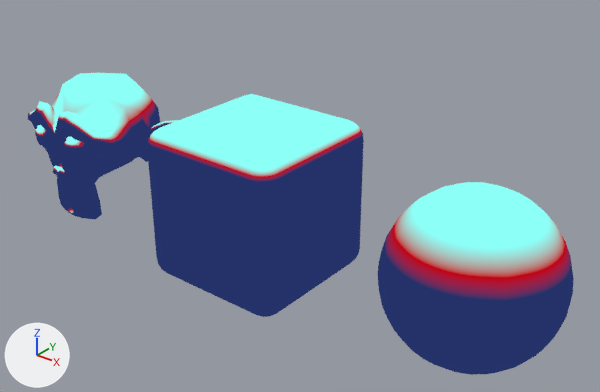
An edit to the Blender file assets/Blender/toon normal shading.blend, drawn before and after from the same camera.
Rendered twice from a camera (50 mm lens) standing at (6.26, -6.99, 4.57) and looking at (0.48, 0.25, 0.09). The axes (+X, +Y, +Z) are drawn at lower left. The lights are the same throughout. The picture after the commit comes second.

The first picture shows 'Cube', 'Roundcube', 'Suzanne'.
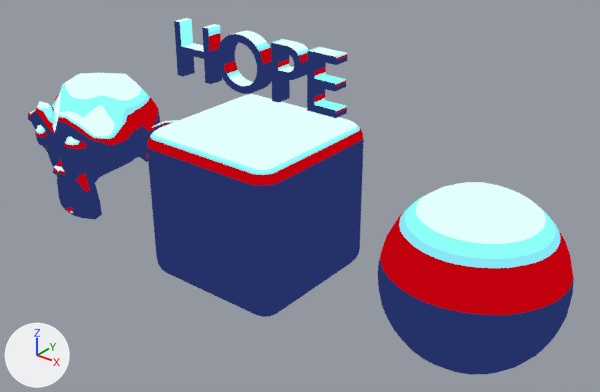
Boxes (x1, y1, x2, y2) around the edits, measured in the pictures (600 x 392 px):
'Cube', recoloured (cyan to white)
    both: (147, 94, 364, 189)
'Roundcube', recoloured
    both: (378, 182, 574, 319)
'Suzanne', recoloured
    both: (28, 73, 179, 216)
'Text', added (blue)
    after: (174, 18, 348, 118)

The change, as a list of edits to the scene's bpy script:
```text
Add ng_simple_sahder:
    ng_simple_sahder = bpy.data.node_groups.new('simple Sahder', 'ShaderNodeTree')
    # nodes: Math, Mix, NewGeometry, VectorMath
    # colours: white #e7e7e7, dark blue #101148
Add mat_toon:
    mat_toon = bpy.data.materials.new('toon')
    # nodes: Group, Normal, OutputMaterial, ValToRGB
    # colours: dark blue #243269, red #c1010d, cyan #87e7f7, cyan #8cfff7, pale blue #e2fffe
Change me_cube:
    where me_cube.from_pydata(...)  # 8 vertices, 6 faces; spans x -1.0..1.0, y -1.0..1.0, z -1.0..1.0
    remove me_cube.materials.append(mat_material)
    add me_cube.materials.append(mat_toon)
Change me_suzanne:
    where me_suzanne.from_pydata(...)  # 507 vertices, 500 faces; spans x -1.37..1.37, y -0.85..0.85, z -0.98..0.98
    remove me_suzanne.materials.append(mat_material)
    add me_suzanne.materials.append(mat_toon)
Change me_roundcube:
    where me_roundcube.from_pydata(...)  # 386 vertices, 384 faces; spans x -1.0..1.0, y -1.0..1.0, z -1.0..1.0
    remove me_roundcube.materials.append(mat_material)
    add me_roundcube.materials.append(mat_toon)
Add txt_text_001:
    txt_text_001 = bpy.data.curves.new('Text.001', 'FONT')
    txt_text_001.body = 'HOPE'
    txt_text_001.materials.append(mat_toon)
    txt_text_001.extrude = 0.1
    txt_text_001.align_x = 'CENTER'
Add ob_text:
    ob_text = bpy.data.objects.new('Text', txt_text_001)
    ob_text.location = (0.0, 0.0, 1.392)
    ob_text.rotation_euler = (1.571, 0.0, 0.0)  # degrees (90, 0, 0)
```
